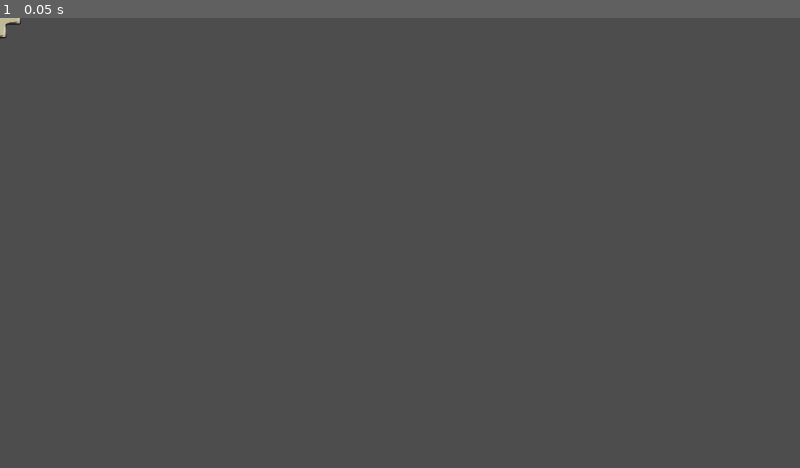
Above: before the commit, frame 1.
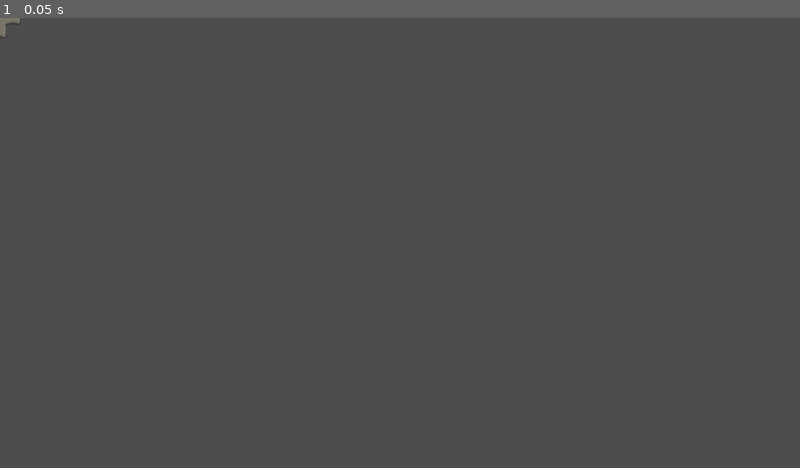
Above: after the commit, the same moment.

Repository: raven-xr/HolyOak-game
Game: Godot game, scene res://scenes/units/platform.tscn
The game is run twice, just before and just after one commit, with the same random seed, the same clock (stepped at 60 frames per second) and the same inputs. This scene is started directly instead of the project's main scene.
Inputs:
- Up to frame 1 (0.05 s): no input

The runs differ from the first frame. In frame 1, less than 0.1% of the frame differs, in the area x 0-3%, y 0-5%.

Commit message:
Update platform's texture
* Texture became transparent

Diff:
--- a/scenes/units/platform.tscn
+++ b/scenes/units/platform.tscn
@@ -17,6 +17,7 @@
 script = ExtResource("1_n25rn")
 
 [node name="Sprite2D" type="Sprite2D" parent="."]
+modulate = Color(1, 1, 1, 0.376471)
 scale = Vector2(1.53846, 1.53846)
 texture = ExtResource("2_jelix")
 
